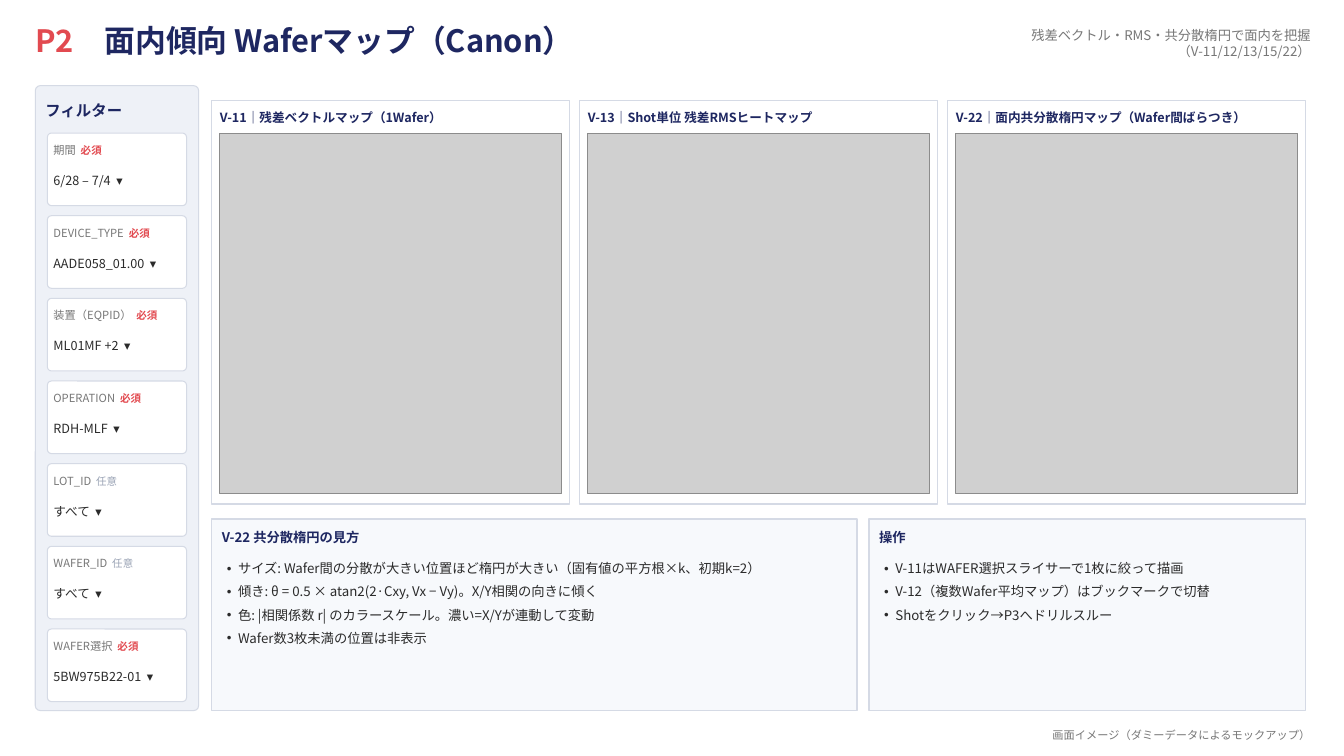
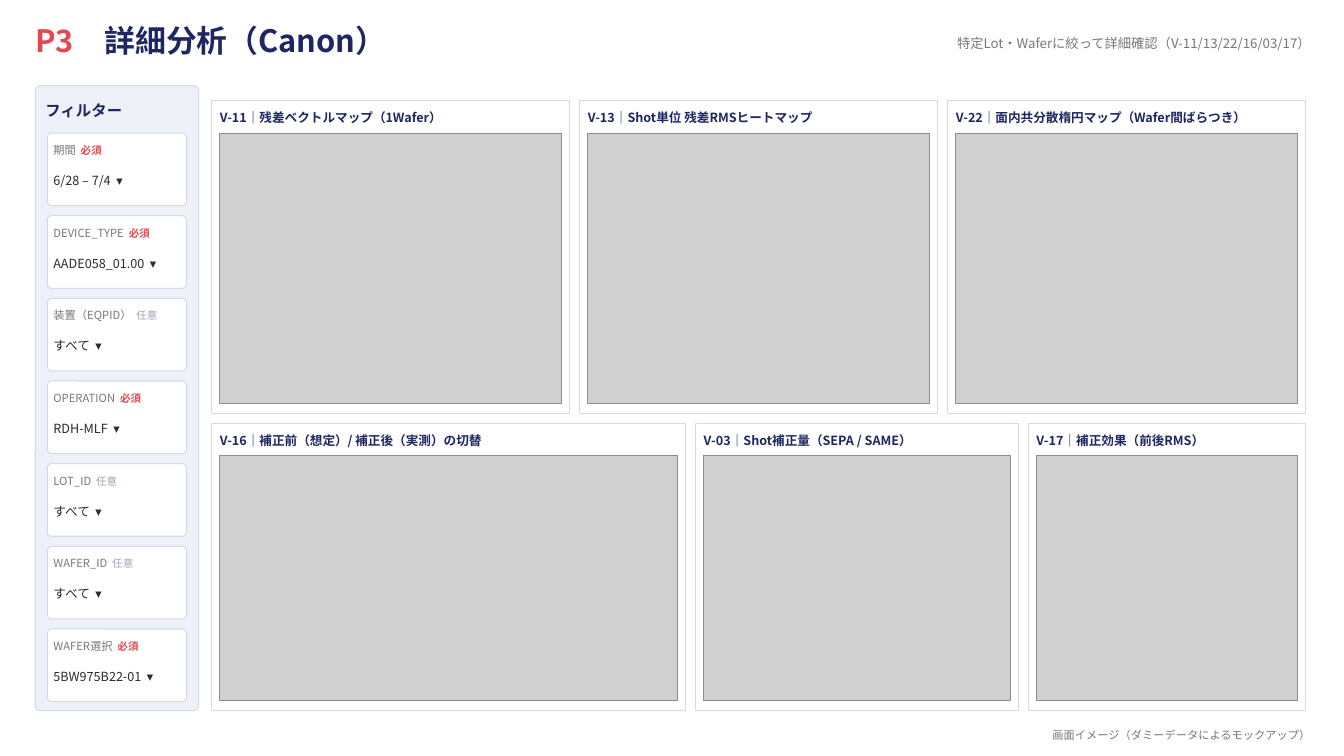
Before and after one commit to rsakamoto-0824/PowerBI_LithoBooster_DashBoard, a slide deck: slide 4 of dashboard_mockup.pptx (slide 3 before the commit). Drawn at 1344x756 pixels with LibreOffice and Linux fonts; fonts in the diff are those of the drawing; grey boxes stand for pictures. Boxes give left, top, right and bottom in pixels: in the first picture for what was removed or moved away, otherwise in the second. Text is boxed around its words. In the diff, an @@ line names an element or a change of style, - is before the commit and + after.

```diff
--- a/dashboard_mockup.pptx
+++ b/dashboard_mockup.pptx
@@ text at [35,25,387,55]: text changed @@
-P2 面内傾向 Waferマップ（Canon）
+P3 詳細分析（Canon）
@@ text at [957,37,1311,50]: text changed @@
-残差ベクトル・RMS・共分散楕円で面内を把握（V-11/12/13/15/22）
+特定Lot・Waferに絞って詳細確認（V-11/13/22/16/03/17）
@@ rectangle: place and size @@
-rectangle at [212,101,570,504]
+rectangle at [212,101,570,413]
@@ rectangle: place and size @@
-rectangle at [580,101,938,504]
+rectangle at [580,101,938,413]
@@ rectangle: place and size @@
-rectangle at [948,101,1306,504]
+rectangle at [948,101,1306,413]
@@ picture: place and size @@
-picture at [220,133,562,494]
+picture at [220,133,562,403]
@@ picture: place and size @@
-picture at [588,133,930,494]
+picture at [588,133,930,403]
@@ picture: place and size @@
-picture at [956,133,1298,494]
+picture at [956,133,1298,403]
@@ text at [53,309,157,321]: text changed @@
-装置（EQPID） 必須
+装置（EQPID） 任意
@@ text at [53,340,89,351]: text changed @@
-ML01MF +2 ▾
+すべて ▾
@@ rectangle: place and size @@
-rectangle at [212,519,857,711]
+rectangle at [212,423,686,711]
@@ rectangle at [212,423,686,711]: fill #F7F9FC to #FFFFFF @@
@@ text at [220,434,481,448]: text changed; size 9.5 to 9 pt @@
-V-22 共分散楕円の見方
+V-16｜補正前（想定）/ 補正後（実測）の切替
@@ rectangle at [696,423,1018,711]: fill #F7F9FC to #FFFFFF @@
@@ rectangle: place and size @@
-rectangle at [869,519,1306,711]
+rectangle at [696,423,1018,711]
@@ text added at [704,434,912,446], 9 pt, text #1E2761, bold @@
+V-03｜Shot補正量（SEPA / SAME）
@@ rectangle added at [1028,423,1306,711], fill #FFFFFF, outline #D5DAE5 1 pt @@
@@ text added at [1036,434,1204,447], 9 pt, text #1E2761, bold @@
+V-17｜補正効果（前後RMS）
@@ picture added at [220,456,678,701] @@
@@ picture added at [704,456,1010,701] @@
@@ picture added at [1036,456,1298,701] @@
@@ text removed at [879,530,906,543] @@
-操作
@@ text removed at [238,561,761,644] @@
-• サイズ: Wafer間の分散が大きい位置ほど楕円が大きい（固有値の平方根×k、初期k=2）
-• 傾き: θ = 0.5 × atan2(2·Cxy, Vx − Vy)。X/Y相関の向きに傾く
-• 色: |相関係数 r| のカラースケール。濃い=X/Yが連動して変動
-• Wafer数3枚未満の位置は非表示
@@ text removed at [895,562,1210,621] @@
-• V-11はWAFER選択スライサーで1枚に絞って描画
-• V-12（複数Wafer平均マップ）はブックマークで切替
-• Shotをクリック→P3へドリルスルー
```
Also in this commit, not shown: 6 other slides changed, 1 slide added, 1 other file.
